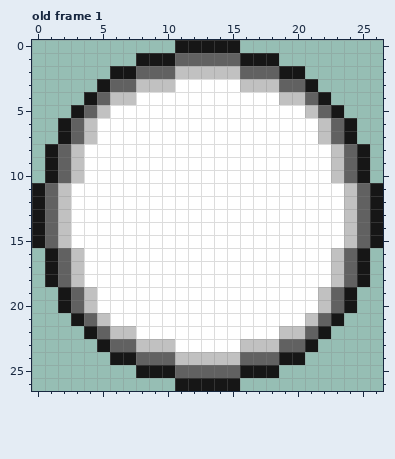
Edited in one commit: pixel-art file (Assets/img/sphere.ase). Above is the file before it was changed.
27x27 pixels, 1 frame. Colours within 5 levels of each other are drawn and written as one. Shown: old frame 1. The commit also changed other frames, which this record leaves out.
Now the later version:
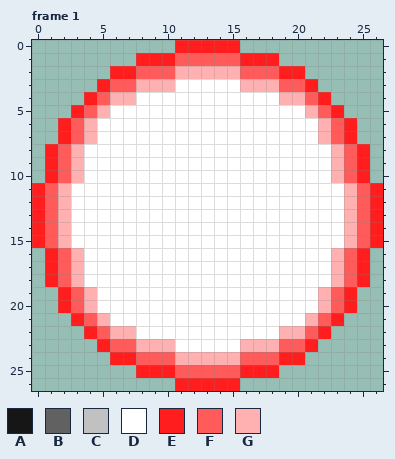
Palette (. is transparent): A #161616  B #616161  C #c1c1c1  D #ffffff  E #ff1d1d  F #ff5b5b  G #ffb1b1
A new or re-ordered frame is compared with the old frame closest to it.
Difference:
frames 1 -> 14
layer "sphere_r" added
layer "Layer 1" removed
Changed rows in their new state; - is an unchanged pixel.
Frame 1 is new; against old frame 1, layer "sphere_r":
first column x 0:
 0 -----------EEEEE-----------
 1 --------EEEFFFFFEEE--------
 2 ------EEFFFGGGGGFFFEE------
 3 -----EFFGGG-----GGGFFE-----
 4 ----EFGG-----------GGFE----
 5 ---EFG---------------GFE---
 6 --EFG-----------------GFE--
 7 --EFG-----------------GFE--
 8 -EFG-------------------GFE-
 9 -EFG-------------------GFE-
10 -EFG-------------------GFE-
11 EFG---------------------GFE
12 EFG---------------------GFE
13 EFG---------------------GFE
14 EFG---------------------GFE
15 EFG---------------------GFE
16 -EFG-------------------GFE-
17 -EFG-------------------GFE-
18 -EFG-------------------GFE-
19 --EFG-----------------GFE--
20 --EFG-----------------GFE--
21 ---EFG---------------GFE---
22 ----EFGG-----------GGFE----
23 -----EFFGGG-----GGGFFE-----
24 ------EEFFFGGGGGFFFEE------
25 --------EEEFFFFFEEE--------
26 -----------EEEEE-----------
Where, in picture pixels (left, top, right, bottom), the same in both pictures:
changed: (32, 40, 383, 391)
